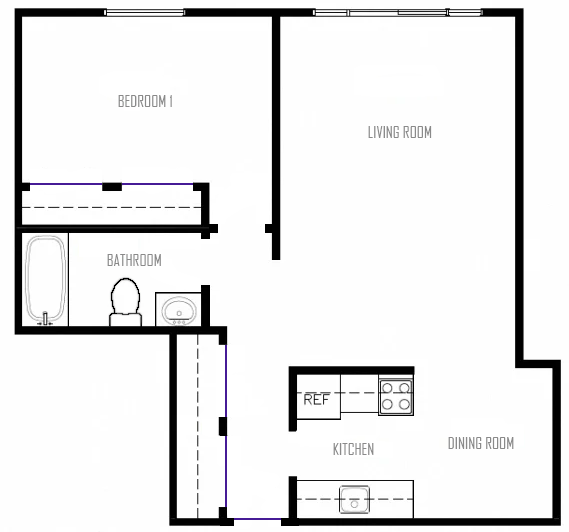
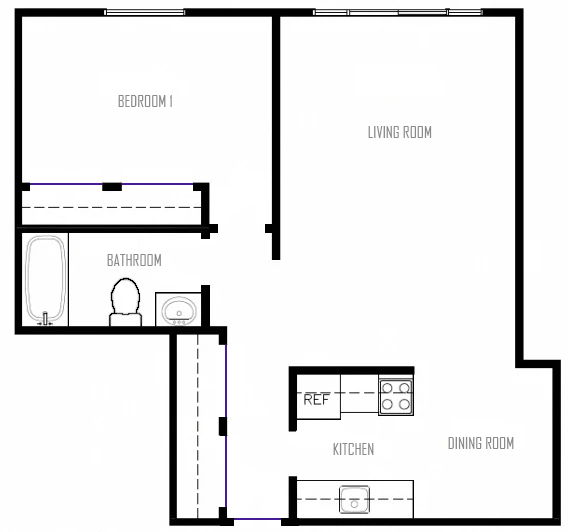
Layer changes from the first 569×532 image to the second:
painted on "fp1" over [105, 15, 483, 16]